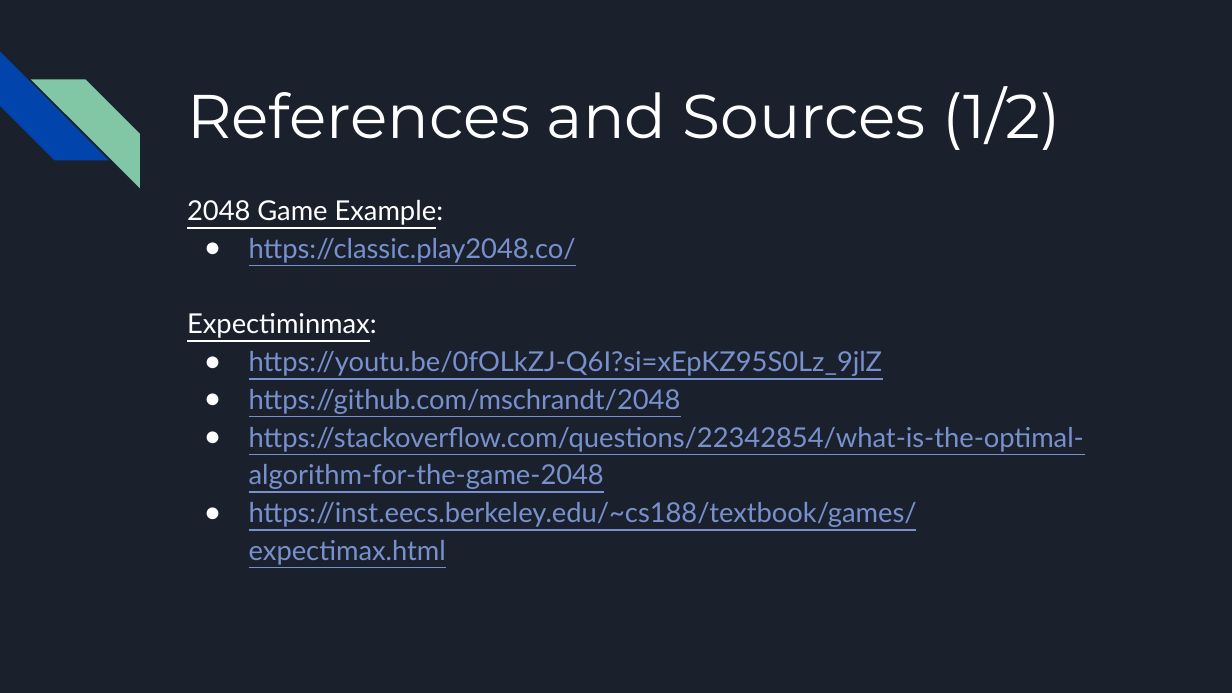
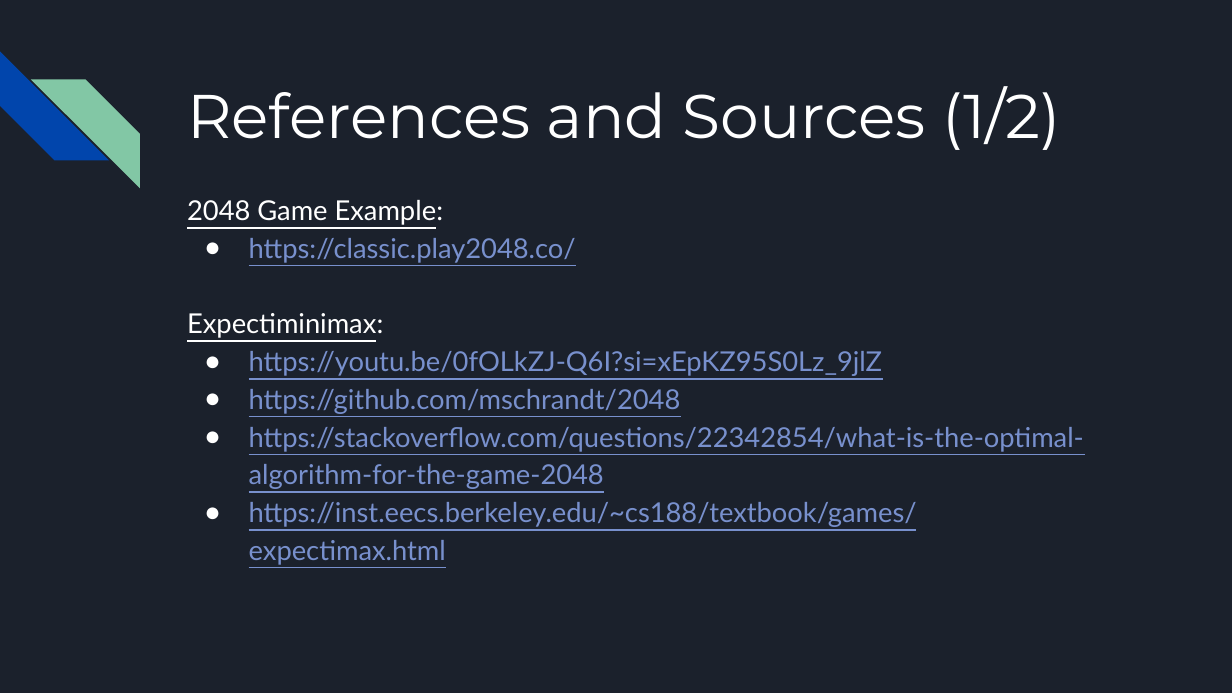
Before and after one commit to PstormQT/CSCI-331-6-Group-7, a slide deck: slide 20 of resources/CSCI-331 Group 7 Final Presentation.pptx. Drawn at 1232x693 pixels with LibreOffice and Linux fonts; fonts in the diff are those of the drawing. Boxes give left, top, right and bottom in pixels: in the first picture for what was removed or moved away, otherwise in the second. Text is boxed around its words. In the diff, an @@ line names an element or a change of style, - is before the commit and + after.

```diff
--- a/resources/CSCI-331 Group 7 Final Presentation.pptx
+++ b/resources/CSCI-331 Group 7 Final Presentation.pptx
@@ text at box(187, 313, 383, 338): text changed @@
-Expectiminmax:
+Expectiminimax:
```
Also in this commit, not shown: 3 other slides changed, 1 other file.
